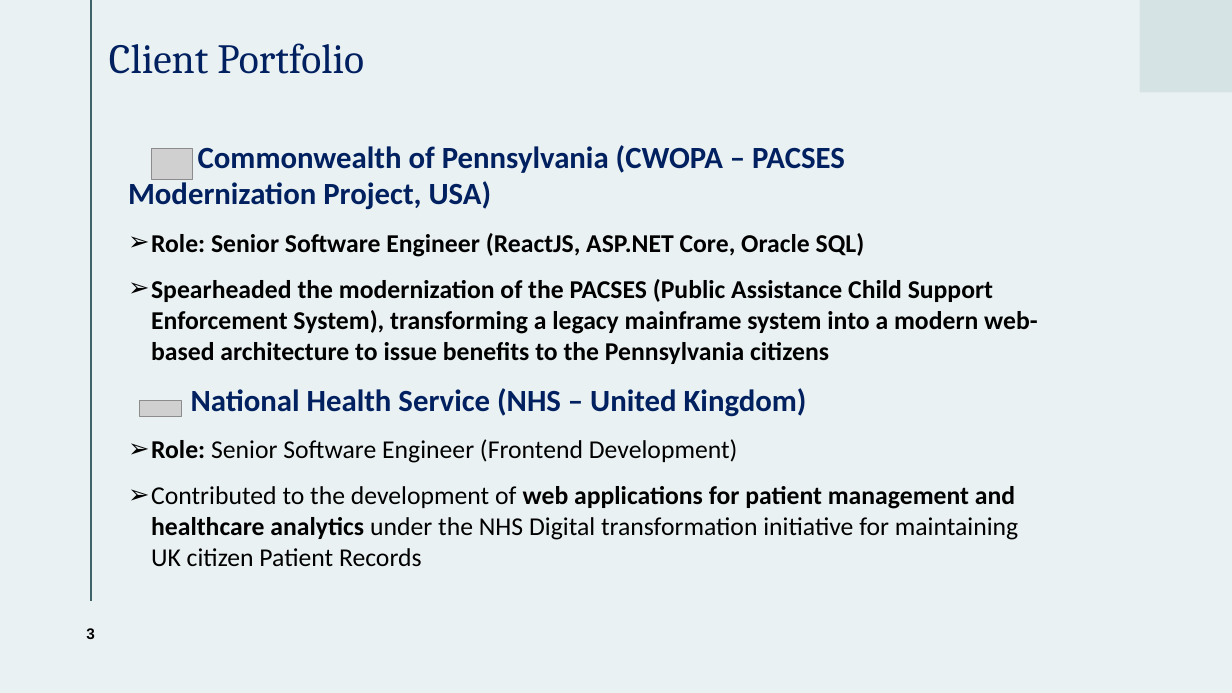
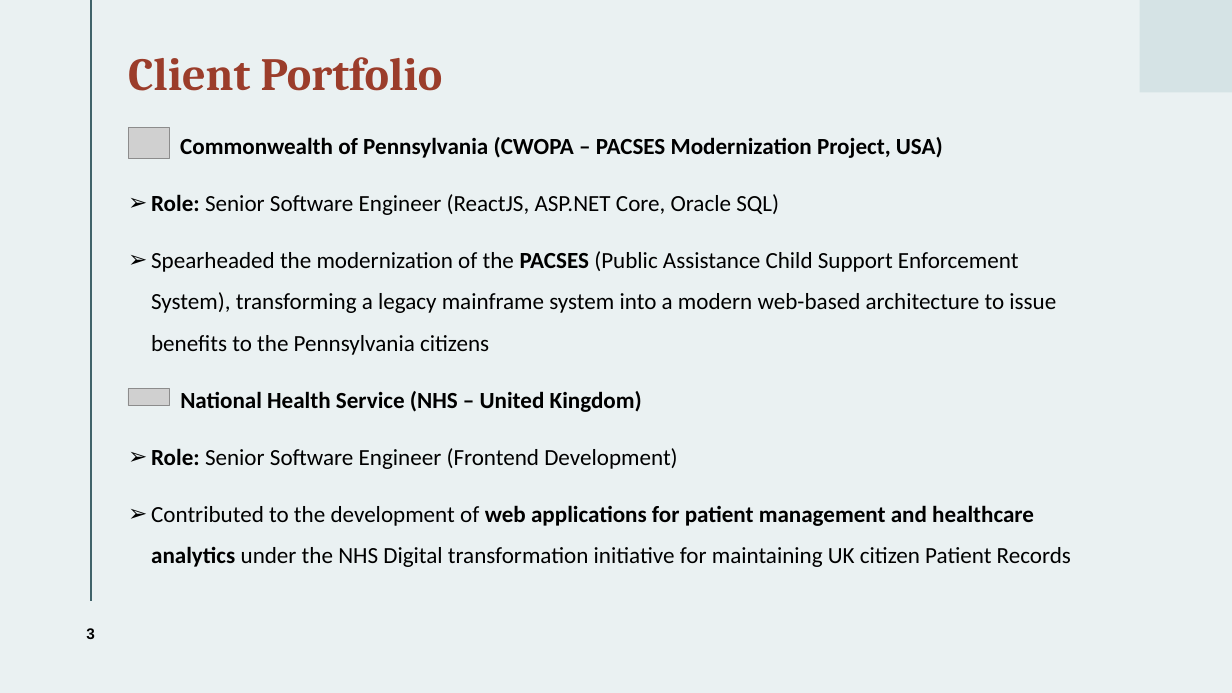
Before and after one commit to ChittaniSwathiTamuc/sel-react-webapp, a slide deck: slide 3 of SEL Presentation.pptx. Drawn at 1232x693 pixels with LibreOffice and Linux fonts; fonts in the diff are those of the drawing; grey boxes stand for pictures. Boxes give left, top, right and bottom in pixels: in the first picture for what was removed or moved away, otherwise in the second. Text is boxed around its words. In the diff, an @@ line names an element or a change of style, - is before the commit and + after.

```diff
--- a/SEL Presentation.pptx
+++ b/SEL Presentation.pptx
@@ title "Client Portfolio": place and size @@
-title "Client Portfolio" at [109,43,363,74]
+title "Client Portfolio" at [128,57,443,91]
@@ title "Client Portfolio" at [128,57,443,91]: size 32.4 to 36 pt, text colour #002060 to #9B3D2B, bold on @@
@@ text "Commonwealth of Pennsylvania (CWOPA – ...": place and size @@
-text "Commonwealth of Pennsylvania (CWOPA – ..." at [128,145,1038,566]
+text "Commonwealth of Pennsylvania (CWOPA – ..." at [151,137,1071,567]
@@ text "Commonwealth of Pennsylvania (CWOPA – ..." at [151,137,1071,567]: size 24 to 18 pt, text colour #002060 to #000000 in "Commonwealth of Pennsylvania (CWOPA – PACSES Modernization ...", "National Health Service (NHS – United Kingdom)"; size 20 to 18 pt in "Role: Senior Software Engineer (ReactJS, ASP.NET Core, ...", "Spearheaded the modernization of the PACSES (Public ...", "Role: Senior Software Engineer (Frontend Development)", "Contributed to the development of web applications ..."; bold off in "Senior Software Engineer (ReactJS, ASP.NET Core, Oracle ...", "Spearheaded the modernization of the (Public Assistance ..."; line spacing 1 to 1.5 @@
@@ picture: place and size @@
-picture at [152,148,192,179]
+picture at [128,128,169,159]
@@ picture: place and size @@
-picture at [140,400,181,417]
+picture at [128,389,170,406]
```
Also in this commit, not shown: 5 other slides changed, 2 slides removed.
